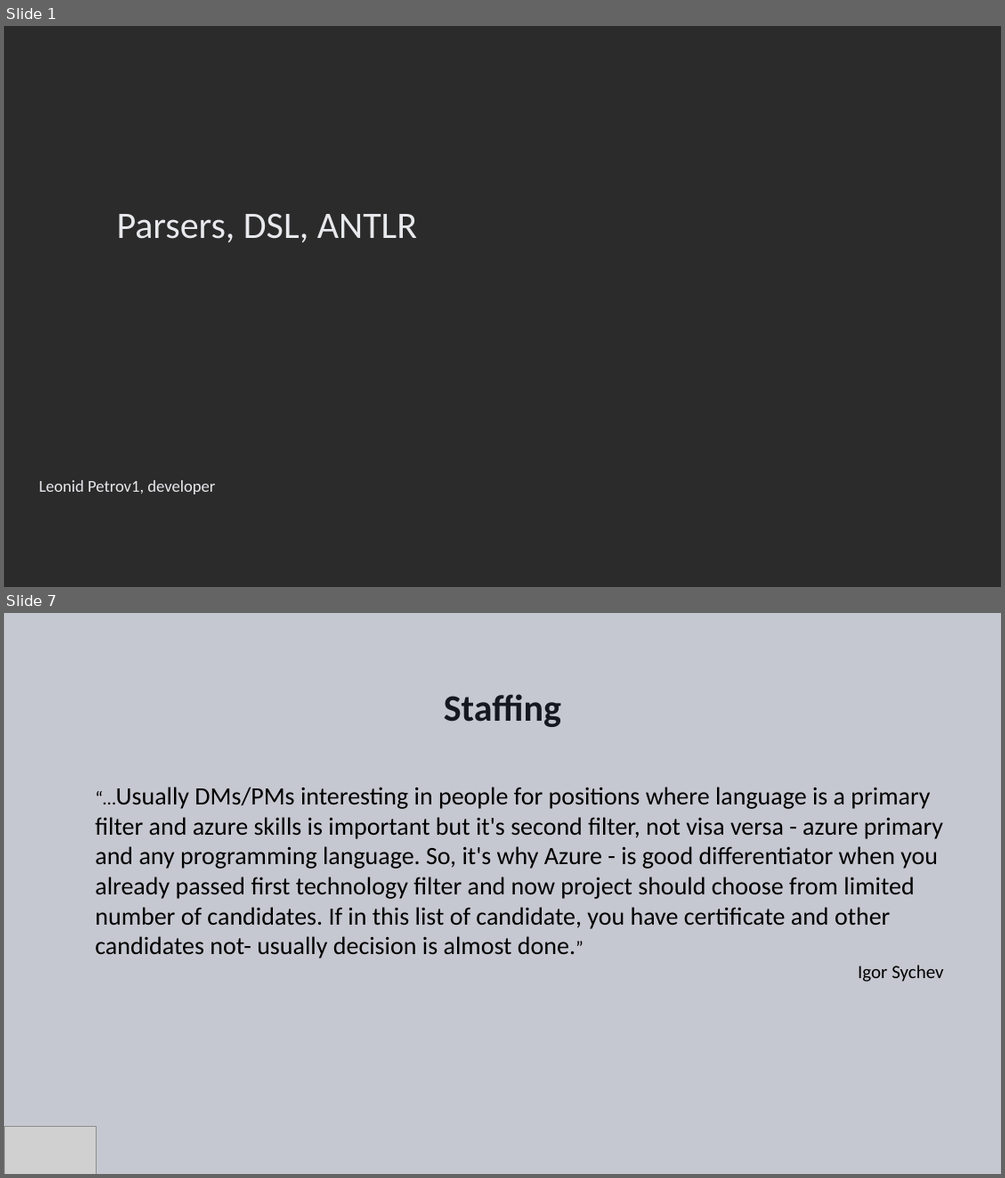
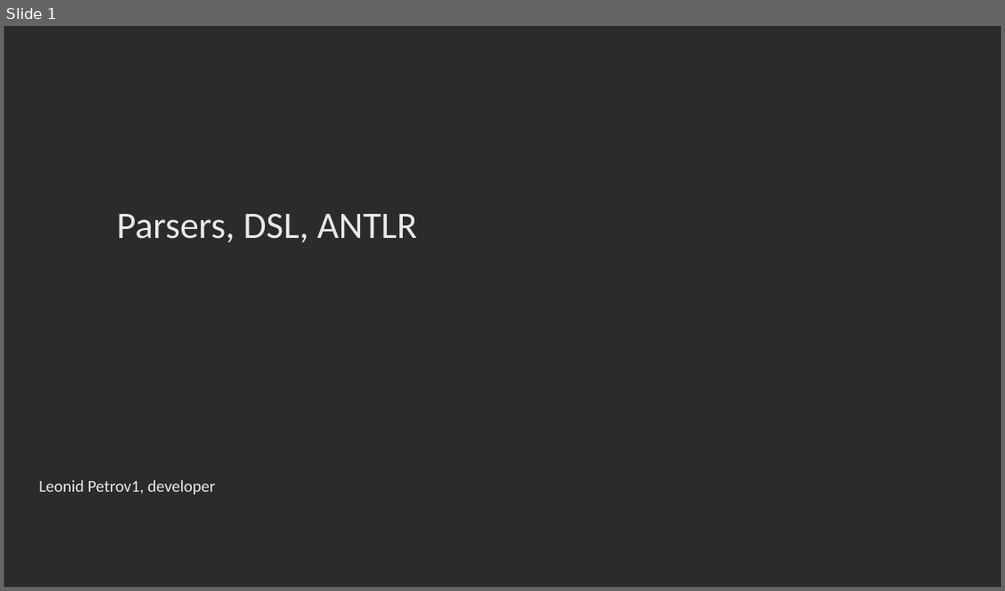
Before and after one commit to Ungerfall/ungerfall.github.io, a slide deck: presentation/antlr/antlr.pptx. Shown one above the other, each under a label of ours: slides 1 and 7 before the commit, slide 1 after it; the slides between them are not shown. The pictures are 1005x1178 and 1005x591 pixels, drawn with LibreOffice and Linux fonts; fonts in the diff are those of the drawing; grey boxes stand for pictures; background and template pictures are left out; a plain dark background stands for a picture behind light text. Boxes give left, top, right and bottom in pixels: in the first picture for what was removed or moved away, otherwise in the second. Text is boxed around its words. In the diff, an @@ line names an element or a change of style, - is before the commit and + after.

```diff
--- a/presentation/antlr/antlr.pptx
+++ b/presentation/antlr/antlr.pptx
@@ slide 7 removed at bbox=[4, 613, 1001, 1174], background #C6C8D1 @@
@@ title removed at bbox=[444, 694, 561, 727] @@
-Staffing
@@ text removed at bbox=[95, 787, 943, 981] @@
-“…Usually DMs/PMs interesting in people for positions where language is a primary filter and azure skills is important but it's second filter, not visa versa - azure primary and any programming language. So, it's why Azure - is good differentiator when you already passed first technology filter and now project should choose from limited number of candidates. If in this list of candidate, you have certificate and other candidates not- usually decision is almost done.”
-Igor Sychev
@@ picture removed at bbox=[4, 1126, 97, 1174] @@
```
Also in this commit, not shown: 3 slides changed, 14 slides added, 5 other slides removed.
